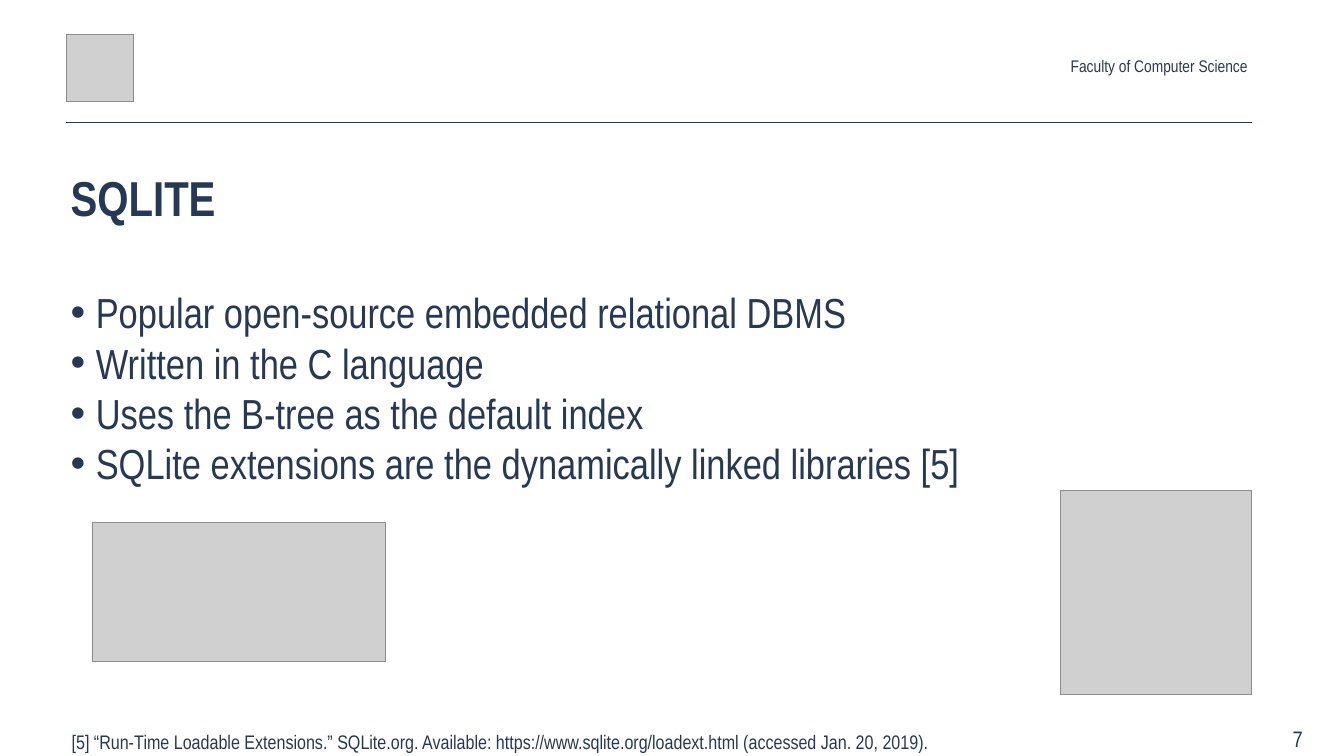
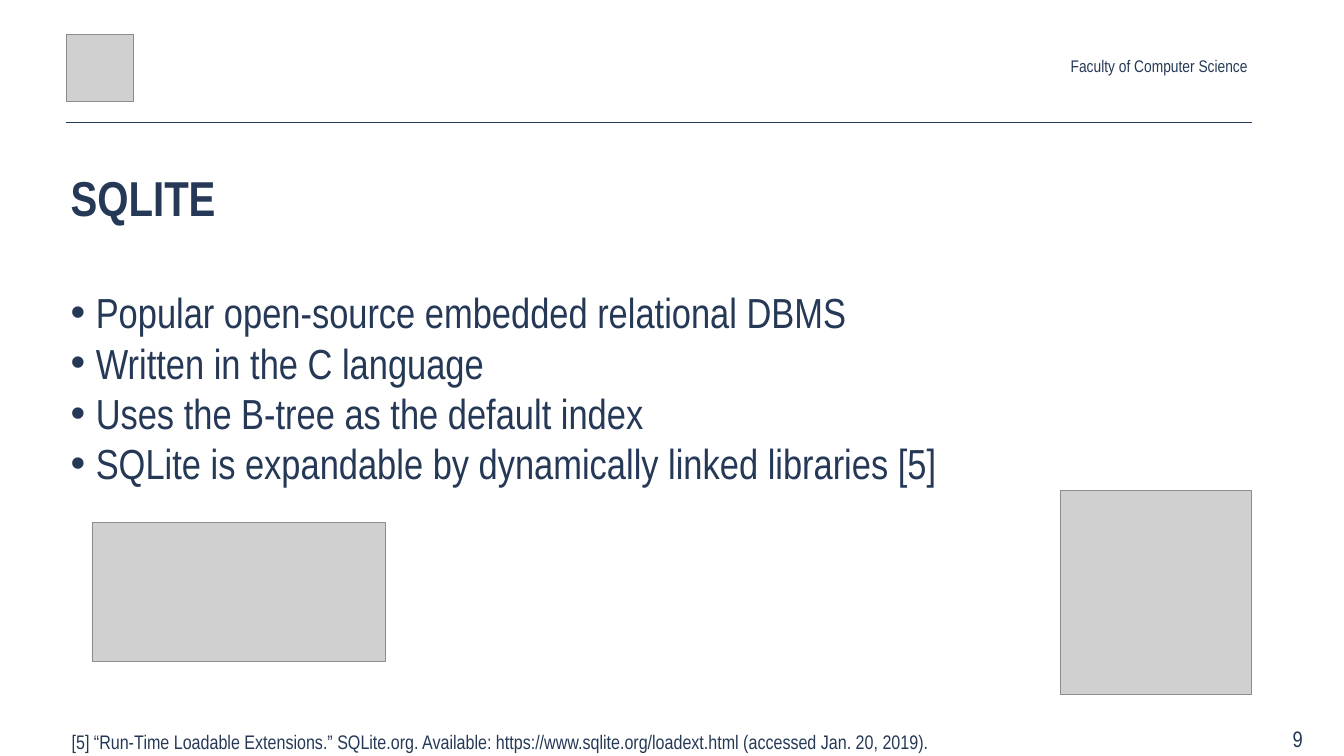
Before and after one commit to Glost/btrees_2019, a slide deck: slide 9 of root/docs/slides/Anton_Rigin_SYRCoSE_2019.pptx (slide 7 before the commit). Drawn at 1344x756 pixels with LibreOffice and Linux fonts; fonts in the diff are those of the drawing; grey boxes stand for pictures. Boxes give left, top, right and bottom in pixels: in the first picture for what was removed or moved away, otherwise in the second. Text is boxed around its words. In the diff, an @@ line names an element or a change of style, - is before the commit and + after.

```diff
--- a/root/docs/slides/Anton_Rigin_SYRCoSE_2019.pptx
+++ b/root/docs/slides/Anton_Rigin_SYRCoSE_2019.pptx
@@ text at box(96, 448, 936, 488): text changed @@
-• SQLite extensions are the dynamically linked libraries [5]
+• SQLite is expandable by dynamically linked libraries [5]
@@ page number at box(1293, 731, 1303, 747): text changed @@
-7
+9
```
Also in this commit, not shown: 18 other slides changed, 1 other file.
